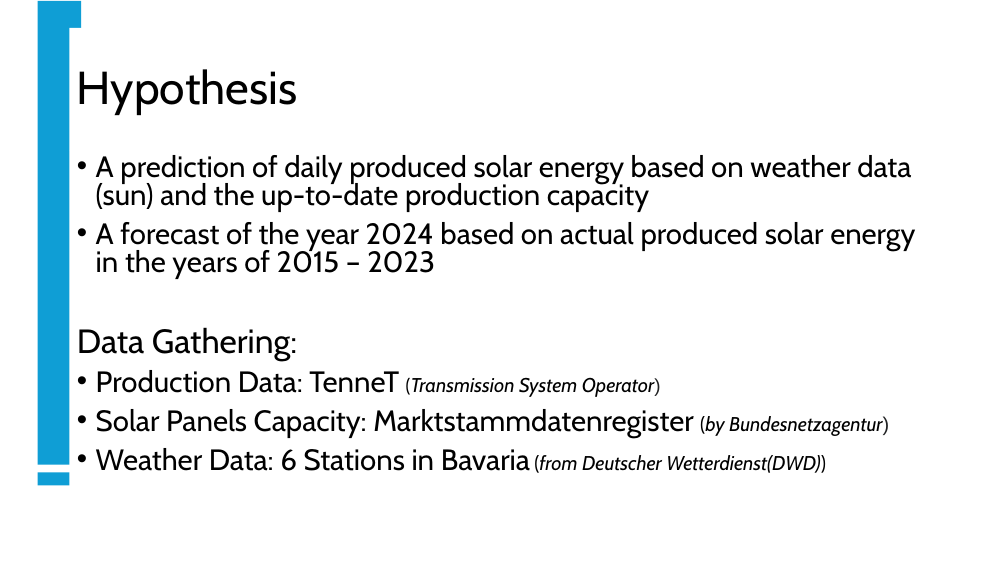
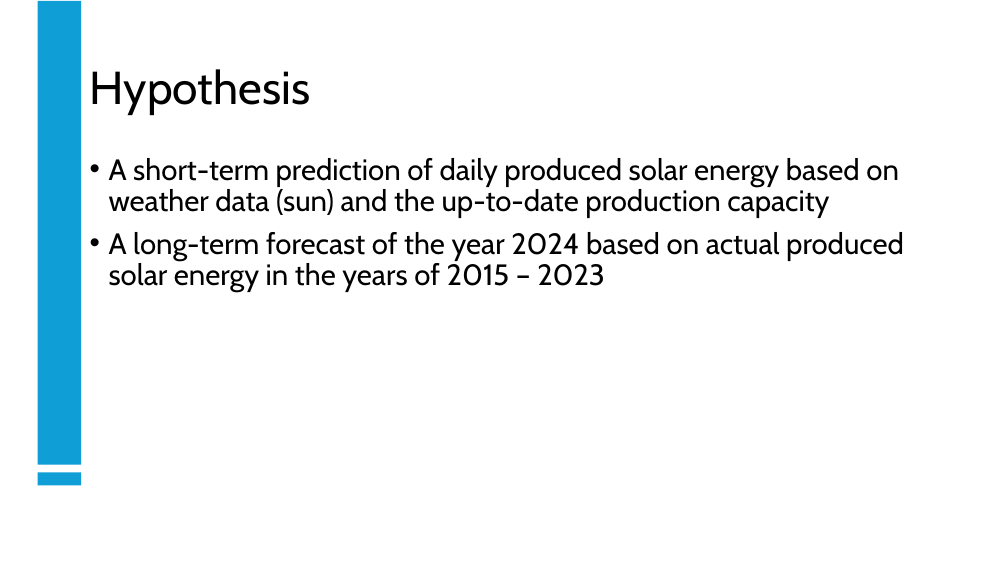
Before and after one commit to raminsdp/Energy_Production_data_repo, a slide deck: slide 2 of Solar_Project_EDA.pptx. Drawn at 1008x567 pixels with LibreOffice and Linux fonts; fonts in the diff are those of the drawing. Boxes give left, top, right and bottom in pixels: in the first picture for what was removed or moved away, otherwise in the second. Text is boxed around its words. In the diff, an @@ line names an element or a change of style, - is before the commit and + after.

```diff
--- a/Solar_Project_EDA.pptx
+++ b/Solar_Project_EDA.pptx
@@ title "Hypothesis": place and size @@
-title "Hypothesis" at <box>77,69,298,115</box>
+title "Hypothesis" at <box>90,69,311,115</box>
@@ text at <box>109,158,904,293</box>: text changed @@
-• A prediction of daily produced solar energy based on weather data (sun) and the up-to-date production capacity
-• A forecast of the year 2024 based on actual produced solar energy in the years of 2015 – 2023
-Data Gathering:
-• Production Data: TenneT (Transmission System Operator)
-• Solar Panels Capacity: Marktstammdatenregister (by Bundesnetzagentur)
-• Weather Data: 6 Stations in Bavaria (from Deutscher Wetterdienst(DWD))
+• A short-term prediction of daily produced solar energy based on weather data (sun) and the up-to-date production capacity
+• A long-term forecast of the year 2024 based on actual produced solar energy in the years of 2015 – 2023
```
Also in this commit, not shown: 2 other slides changed, 2 slides added, 3 other files.
